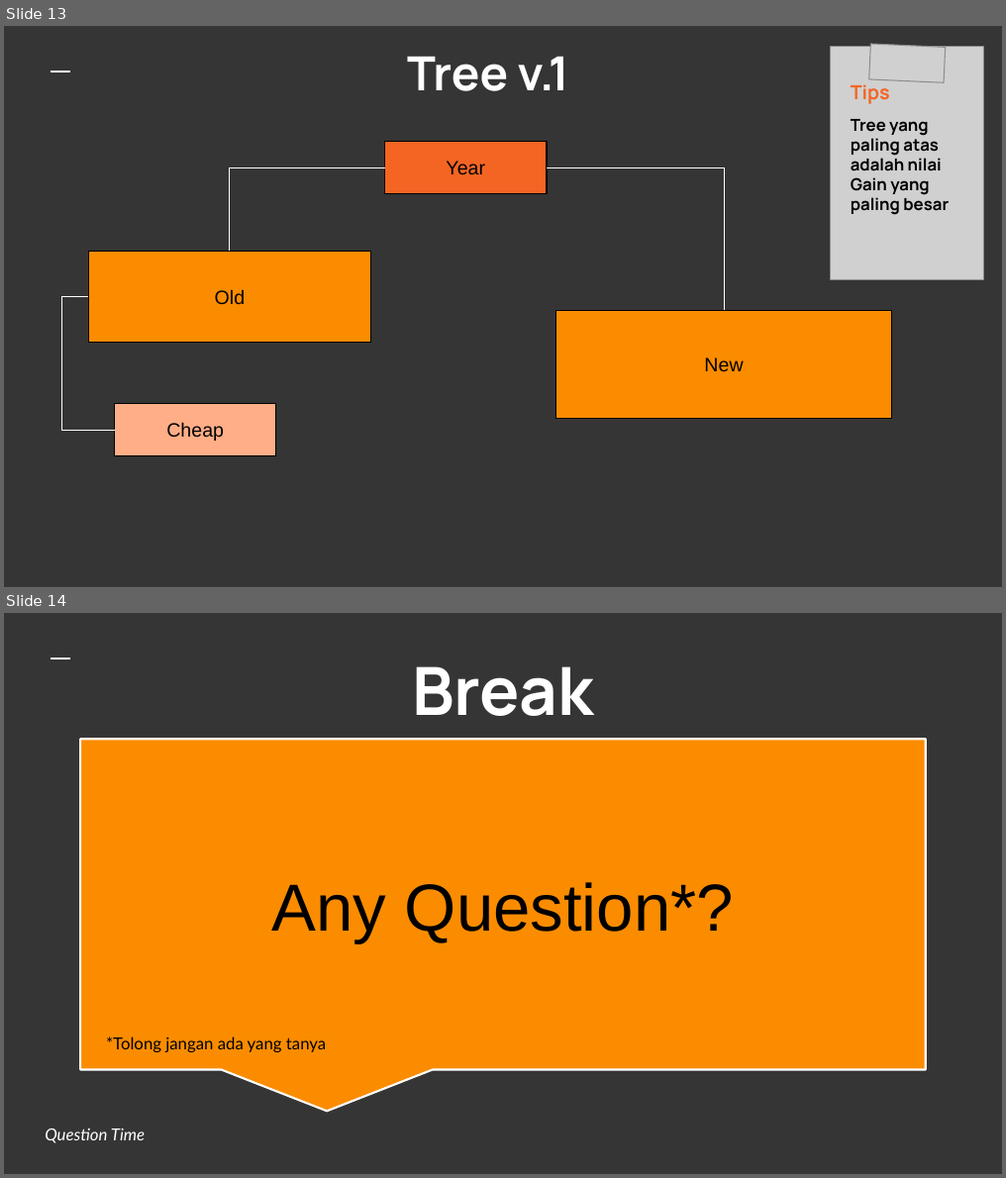
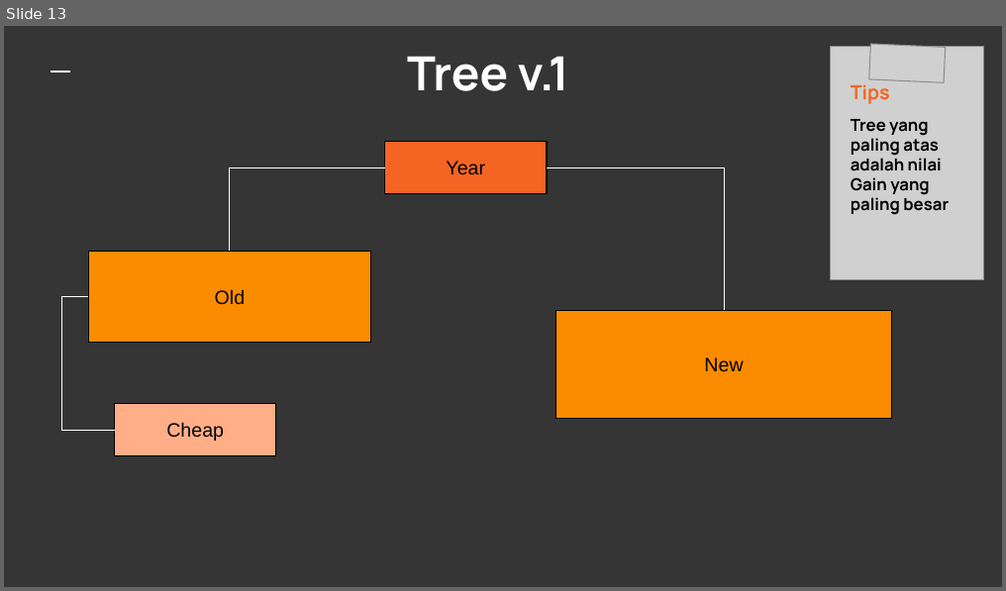
Before and after one commit to vierifath/TugasKK_B_Kelompok2, a slide deck: TugasMingguKe-4/decisiontree.ppt.pptx. Shown one above the other, each under a label of ours: slides 13 and 14 before the commit, slide 13 after it. The pictures are 1006x1178 and 1006x591 pixels, drawn with LibreOffice and Linux fonts; fonts in the diff are those of the drawing; grey boxes stand for pictures. Boxes give left, top, right and bottom in pixels: in the first picture for what was removed or moved away, otherwise in the second. Text is boxed around its words. In the diff, an @@ line names an element or a change of style, - is before the commit and + after.

```diff
--- a/TugasMingguKe-4/decisiontree.ppt.pptx
+++ b/TugasMingguKe-4/decisiontree.ppt.pptx
@@ slide 14 removed at [4,613,1002,1174], background #353535; not listed: 1 template element that a slide beside it also shows @@
@@ title removed at [412,666,593,716] @@
-Break
@@ speech box removed at [81,739,926,1070] @@
-Any Question*?
@@ text removed at [106,1037,326,1053] @@
-*Tolong jangan ada yang tanya
@@ text removed at [45,1129,145,1144] @@
-Question Time
```
Also in this commit, not shown: 19 slides changed, 1 slide added, 5 other slides removed.
